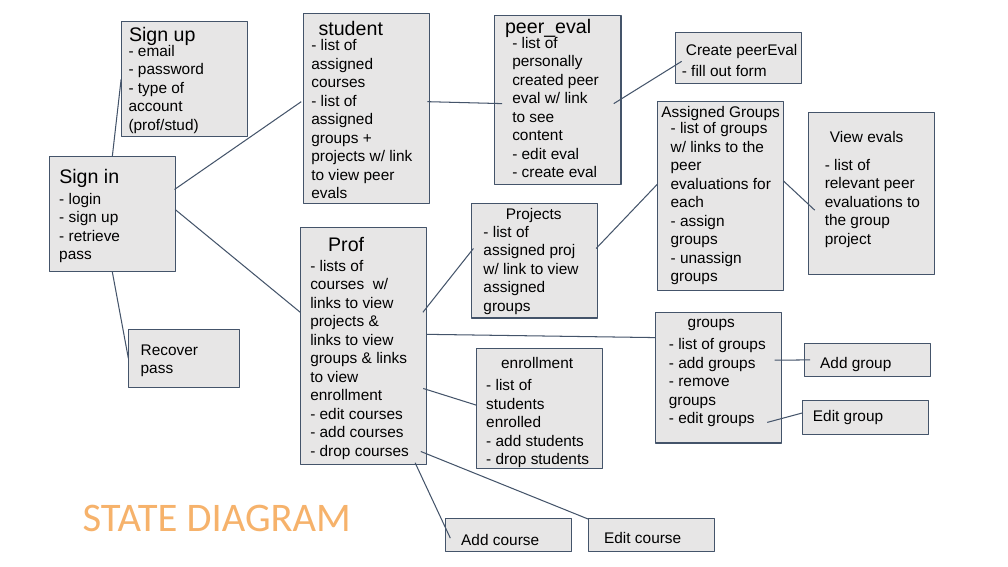
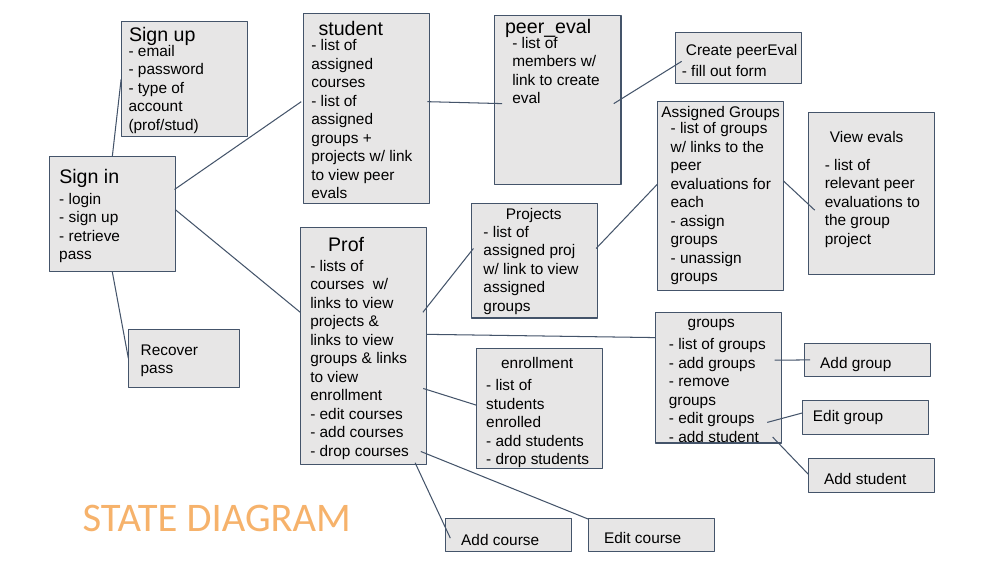
Before and after one commit to michaels107/Collaborate, a slide deck: slide 10 of Final Project Presentation.pptx. Drawn at 1008x567 pixels with LibreOffice and Linux fonts; fonts in the diff are those of the drawing. Boxes give left, top, right and bottom in pixels: in the first picture for what was removed or moved away, otherwise in the second. Text is boxed around its words. In the diff, an @@ line names an element or a change of style, - is before the commit and + after.

```diff
--- a/Final Project Presentation.pptx
+++ b/Final Project Presentation.pptx
@@ text at (512, 35, 600, 103): text changed @@
-- list of personally created peer eval w/ link to see content
-- edit eval
-- create eval
+- list of members w/ link to create eval
@@ text at (678, 431, 759, 445): paragraph added @@
+- add student
@@ line added from (811, 478) to (773, 437), #44546A 0.75 pt @@
@@ rectangle added at (808, 459, 934, 492), fill #E7E6E6, outline #44546A 0.75 pt @@
@@ text added at (824, 473, 907, 484), 11 pt, text #000000 @@
+Add student
```
Also in this commit, not shown: 3 other slides changed, 2 slides added, 1 slide removed, 8 other files.
